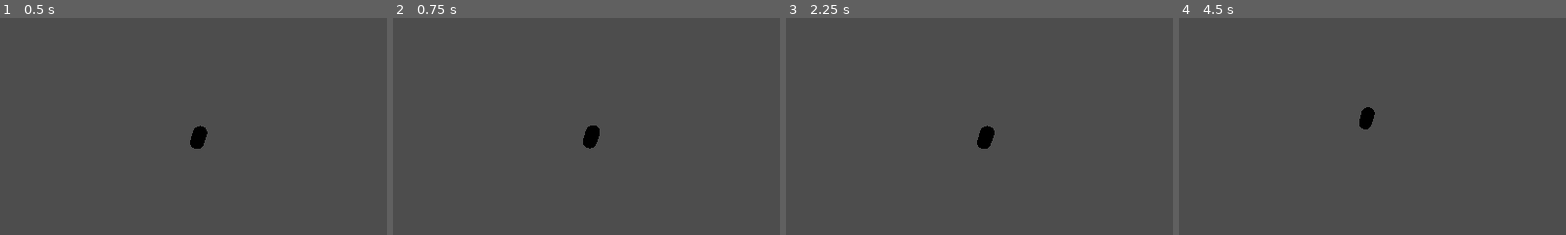
Above: before the commit, frames 1-4 (left to right).
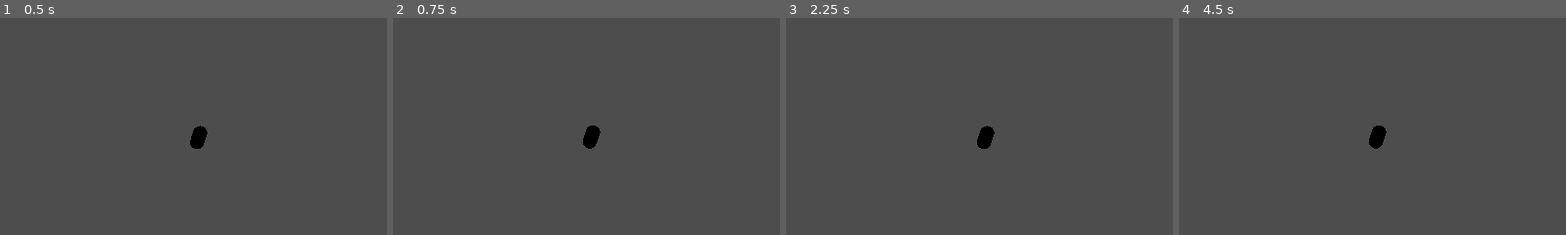
Above: after the commit, the same moments.

Repository: ThatOneFri3nd/Fallout_Remake
Game: Godot game, scene res://scenes/main/Main Scene.tscn
Two runs of this game, one before a commit and one after it. Both use one fixed random seed, a clock stepped at 60 frames per second and the inputs below.
Inputs (mouse positions are % of the whole screen's width and height, from its top left):
- Up to frame 1 (0.5 s): no input
- Up to frame 2 (0.75 s): tap Enter at 0.5 s; move the mouse to (72, 45) at 0.52 s; tap S (camera_backward) at 0.6 s; click (72, 45) at 0.67 s
- Up to frame 3 (2.25 s): tap Space at 1.25 s; move the mouse to (30, 55) at 1.27 s; tap W (camera_forward) at 1.35 s; click (30, 55) at 1.42 s; tap Enter at 2 s; move the mouse to (60, 28) at 2.02 s; tap A (camera_left) at 2.1 s; click (60, 28) at 2.17 s
- Up to frame 4 (4.5 s): tap Space at 2.75, 4.25 s; move the mouse to (45, 70) at 2.77 s; tap D (camera_right) at 2.85 s; click (45, 70) at 2.92 s; tap Enter at 3.5 s; move the mouse to (80, 65) at 3.52 s; hold Middle mouse button (camera_rotate) 3.53-4.28 s; click (80, 65) at 3.67 s; move the mouse to (42, 49) at 4.27 s; tap Mouse wheel up (camera_zoom_in) at 4.35 s
The pictures show only the part of the screen within x 36-86%, y 22-72%; the shares and areas given below are measured in that part.

Frame 1 is identical in both runs. In frame 2, less than 0.1% of the frame differs, in the area x 49-54%, y 49-61%; in frame 3, less than 0.1%; in frame 4, 0.7%, in the area x 46-54%, y 41-61%.

Commit message:
Default camera values

Diff:
--- a/scenes/main/Main Scene.tscn
+++ b/scenes/main/Main Scene.tscn
@@ -31,7 +31,10 @@
 
 [node name="Camera" type="CharacterBody3D" parent="CurrentLevel"]
 script = ExtResource("3_bw2ci")
-mouse_sens = 50.0
+mouse_sens = 1.5
+camera_acceleration = 20.0
+max_camera_speed = 30.0
+camera_friction = 37.0
 
 [node name="Origin" type="MeshInstance3D" parent="CurrentLevel/Camera"]
 transform = Transform3D(1, 0, 0, 0, 0.707107, 0.707107, 0, -0.707107, 0.707107, 0, 75, 75)
--- a/scenes/maps/ShadySands.tscn
+++ b/scenes/maps/ShadySands.tscn
@@ -7,12 +7,10 @@
 material = SubResource("StandardMaterial3D_f1ako")
 
 [sub_resource type="CompressedTexture2D" id="CompressedTexture2D_jdkuv"]
-load_path = "res://.godot/imported/rocky_trail_nor_gl_4k.png-4094e4b78e6c5fd8214ac75c6e41078f.s3tc.ctex"
 
 [sub_resource type="CompressedTexture2D" id="CompressedTexture2D_tboh5"]
-load_path = "res://.godot/imported/rocky_trail_rough_4k.png-afa87d3844289d8b071c2a8182d6b55b.s3tc.ctex"
-
-[sub_resource type="StandardMaterial3D" id="StandardMaterial3D_jxxwd"]
+
+[sub_resource type="StandardMaterial3D" id="StandardMaterial3D_2xfuo"]
 albedo_color = Color(0.183999, 0.106796, 0.0159449, 1)
 roughness_texture = SubResource("CompressedTexture2D_tboh5")
 normal_enabled = true
Not shown: 1 places in scenes/maps/ShadySands.tscn that only renumber resources
